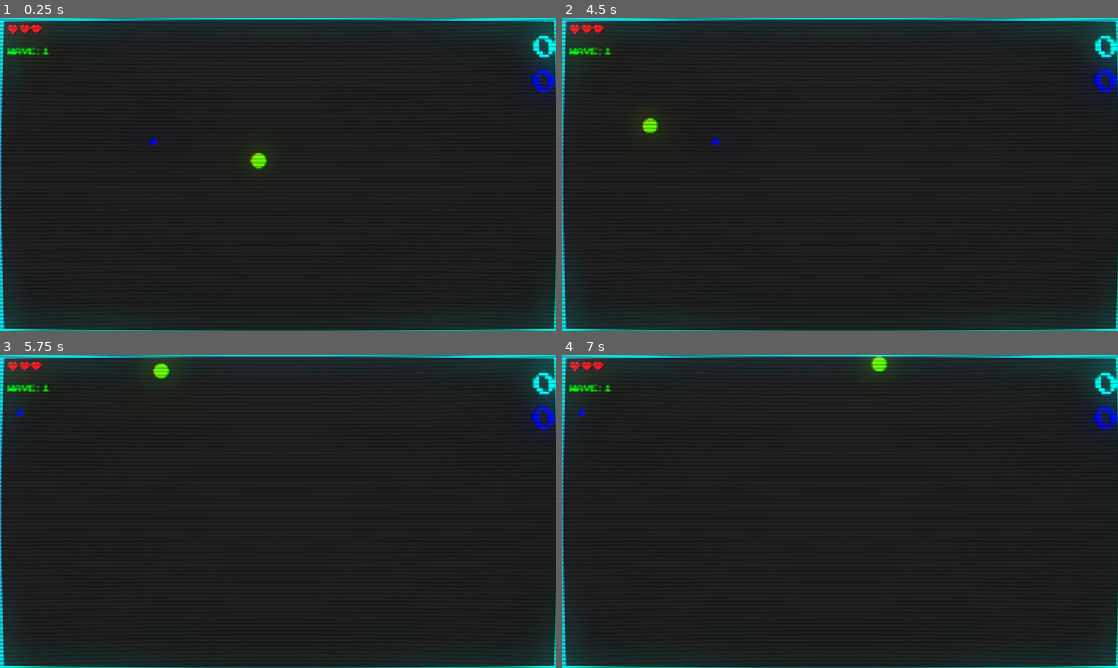
Above: before the commit, frames 1-4 (two rows, left to right).
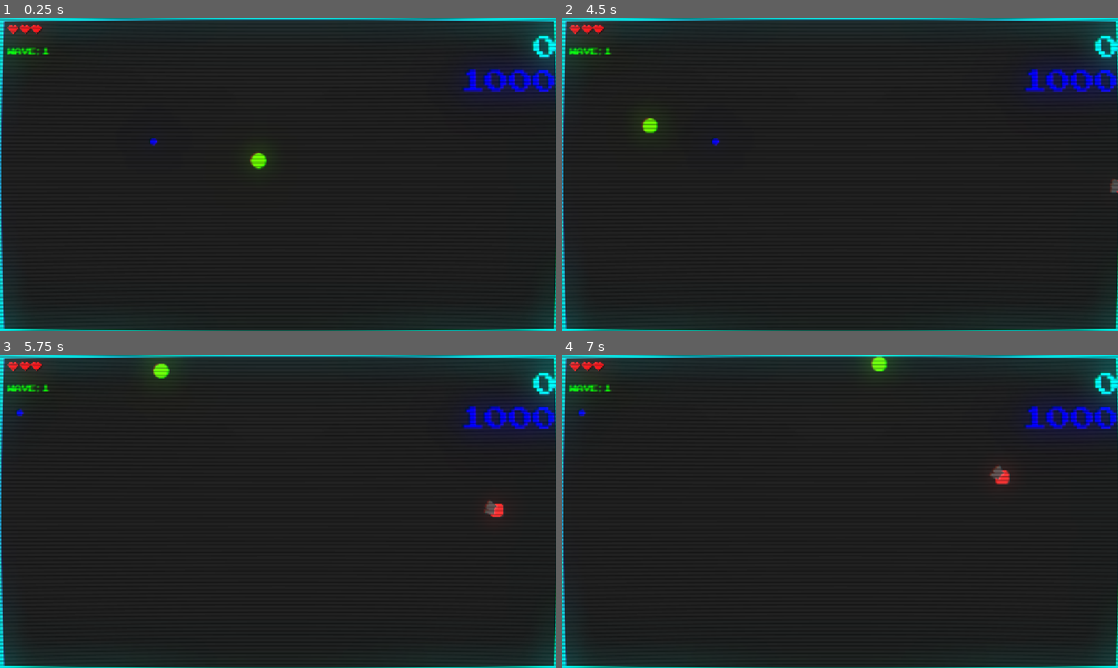
Above: after the commit, the same moments.

Repository: ktosox/GWJ80
Game: Godot game, scene res://level/test_level.tscn
Same seed, same stepped clock (60 frames per second), same inputs: the game is played once before the commit and once after it.
Inputs:
- Up to frame 1 (0.25 s): no input
- Up to frame 2 (4.5 s): tap Enter (ui_accept) at 0.5, 0.77, 1.52, 2, 3.02, 3.77 s; hold W (up) 0.53-2.03 s; hold A (left) 2.03-3.53 s; hold Down (down) 3.53-4.28 s; hold D (right) from 4.28 s (still down)
- Up to frame 3 (5.75 s): tap Enter (ui_accept) at 4.52 s; release D (right) at 5.03 s; hold W (up) from 5.03 s (still down)
- Up to frame 4 (7 s): release W (up) at 5.78 s; hold D (right) from 5.78 s (still down); tap Enter (ui_accept) at 6.02, 6.77 s

The runs differ from the first frame. In frame 1, 0.8% of the frame differs, in the area x 83-96%, y 16-25%; in frame 2, 0.9%; in frame 3, 1.0%; in frame 4, 1.0%, in the area x 76-96%, y 16-42%.

Commit message:
high_score_bug

Diff:
--- a/Game/Global/game_manager.gd
+++ b/Game/Global/game_manager.gd
@@ -1,6 +1,8 @@
 extends Node
 
 signal score_changed(new_score)
+
+signal update_high_score(high_score)
 
 signal health_changed(new_health)
 
@@ -66,9 +68,6 @@
 	get_tree().current_scene.add_child(game_over)
 	pass
 
-
-
-
 func enable_pick_up(pick_up_ : String):
 	pick_up_enabled = true
 	pick_up = pick_up_
@@ -81,11 +80,13 @@
 		emit_signal("enable_shield")
 	elif (pick_up_ == "screen_cleaner"):
 		emit_signal("screen_cleaner")
+
 	elif (pick_up_ == "gravity_fx"):
 		emit_signal("gravity_fx")
-
-
 
 func _on_pick_up_timer_timeout() -> void:
 	pick_up_enabled = false
 	emit_signal("speed_changed", true)
+
+func _update_high_score():
+	emit_signal("update_high_score", Global.high_score)
--- a/Game/UI/high_score_label.gd
+++ b/Game/UI/high_score_label.gd
@@ -4,4 +4,8 @@
 
 # Called when the node enters the scene tree for the first time.
 func _ready() -> void:
-	text = str(Global.high_score) # Replace with function body.
+	GameManager.connect("update_high_score", Callable(self, "update"))# Replace with function body.
+
+
+func update():
+	text = str(Global.high_score)
--- a/Game/level/test_level.gd
+++ b/Game/level/test_level.gd
@@ -15,9 +15,11 @@
 
 func _ready() -> void:
 	#Global.save_game()
+	Global.load_game()
 	GameManager.set_health(3)
 	GameManager.set_score(0)
-	Global.load_game()
+	GameManager._update_high_score()
+
 
 	ui.get_node("Layout/Wave").text = "Wave: "+str(wave)
 	enemy_spawners = $enemy_spawners.get_children()
@@ -40,5 +42,6 @@
 		pickup_enemy_count = 0
 
 func clear_enemies():
+	GameManager.change_score($enemy_group_node.get_child_count())
 	for i in $enemy_group_node.get_children():
 		i.queue_free()
--- a/Game/level/test_level.tscn
+++ b/Game/level/test_level.tscn
@@ -72,7 +72,7 @@
 autostart = true
 
 [node name="spawn_timer" type="Timer" parent="."]
-wait_time = 8.0
+wait_time = 4.0
 autostart = true
 
 [node name="FixedSquare" type="Sprite2D" parent="."]
Binary file changed: Game/shapes/gun.png
